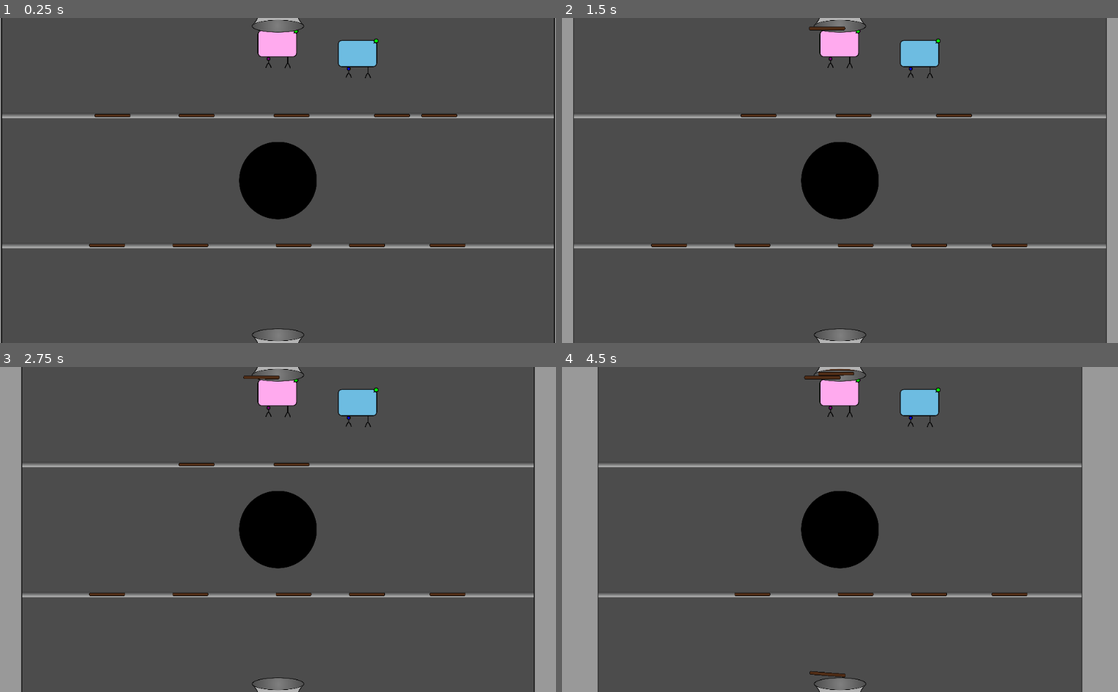
Above: before the commit, frames 1-4 (two rows, left to right).
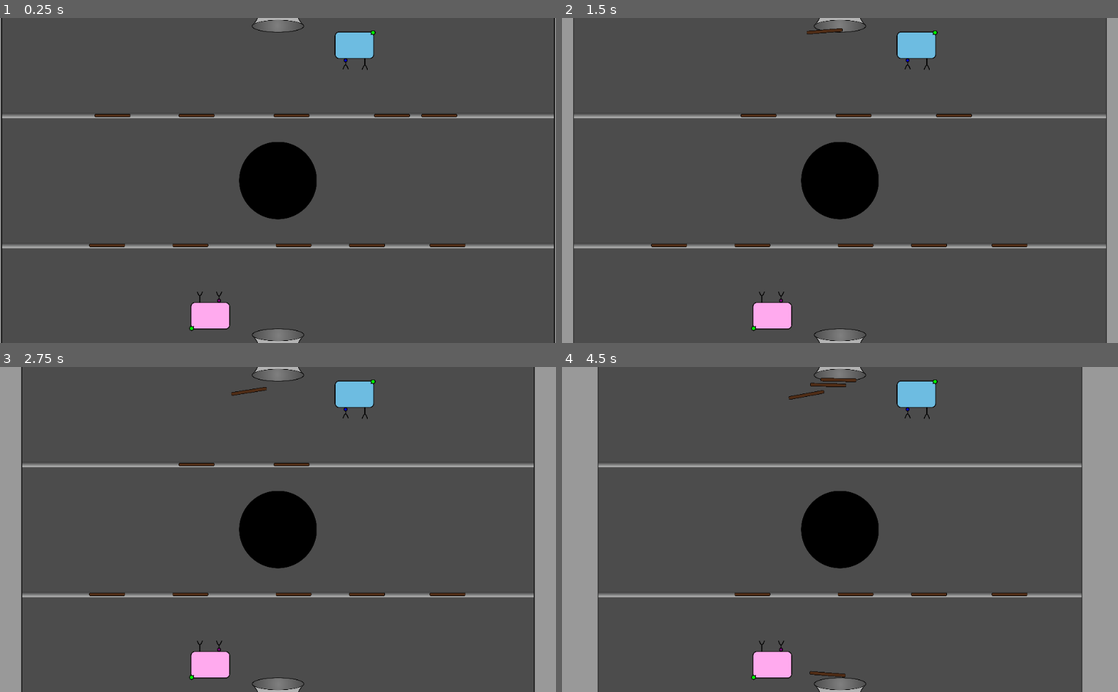
Above: after the commit, the same moments.

Repository: hgcummings/garbage-crusher
Game: Godot game, scene res://Main.tscn
Two runs of this game, one before a commit and one after it. Both use one fixed random seed, a clock stepped at 60 frames per second and the inputs below.
Inputs (mouse positions are in pixels of both pictures, inside the frame that each line leads up to):
- Up to frame 1 (0.25 s): no input
- Up to frame 2 (1.5 s): tap Enter at 0.5 s; move the mouse to (673, 115) at 0.52 s; click (673, 115) at 0.67 s; tap Space at 1.25 s; move the mouse to (1001, 115) at 1.27 s; click (1001, 115) at 1.42 s
- Up to frame 3 (2.75 s): move the mouse to (394, 464) at 2.02 s; click (394, 464) at 2.17 s
- Up to frame 4 (4.5 s): tap Enter at 2.75 s; move the mouse to (756, 464) at 2.77 s; click (756, 464) at 2.92 s; tap Space at 3.5 s; move the mouse to (851, 464) at 3.52 s; click (851, 464) at 3.67 s; move the mouse to (667, 594) at 4.27 s; click (667, 594) at 4.42 s

The runs differ from the first frame. In frame 1, 1.7% of the frame differs, in the area x 34-69%, y 3-97%; in frame 2, 1.8%; in frame 3, 1.8%; in frame 4, 2.0%, in the area x 34-69%, y 0-97%.

Commit message:
Tweak position of main scene

Diff:
--- a/Main.tscn
+++ b/Main.tscn
@@ -107,11 +107,12 @@
 [node name="Players" type="Node2D" parent="."]
 
 [node name="Player2" parent="Players" instance=ExtResource( 3 )]
-position = Vector2( 512, 0 )
+position = Vector2( 386, 541 )
+rotation = 3.14159
 player_number = 2
 idle_sprite = ExtResource( 10 )
 holding_sprite = ExtResource( 9 )
 busy_sprite = ExtResource( 12 )
 
 [node name="Player" parent="Players" instance=ExtResource( 3 )]
-position = Vector2( 659.675, 74.4302 )
+position = Vector2( 654, 59 )
--- a/Wall.tscn
+++ b/Wall.tscn
@@ -4,7 +4,7 @@
 [ext_resource path="res://Wall.gd" type="Script" id=2]
 
 [sub_resource type="RectangleShape2D" id=1]
-extents = Vector2( 25, 300 )
+extents = Vector2( 318.5, 300 )
 
 [node name="Wall" type="KinematicBody2D"]
 z_index = 1000
@@ -17,5 +17,5 @@
 texture = ExtResource( 1 )
 
 [node name="CollisionShape2D" type="CollisionShape2D" parent="."]
-position = Vector2( -25, 0 )
+position = Vector2( -318.5, 0 )
 shape = SubResource( 1 )
